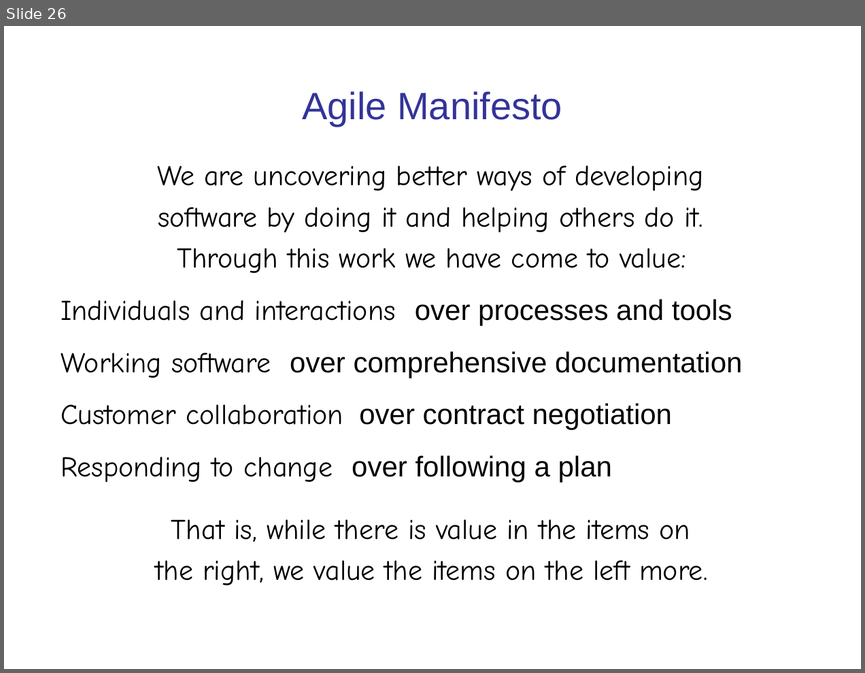
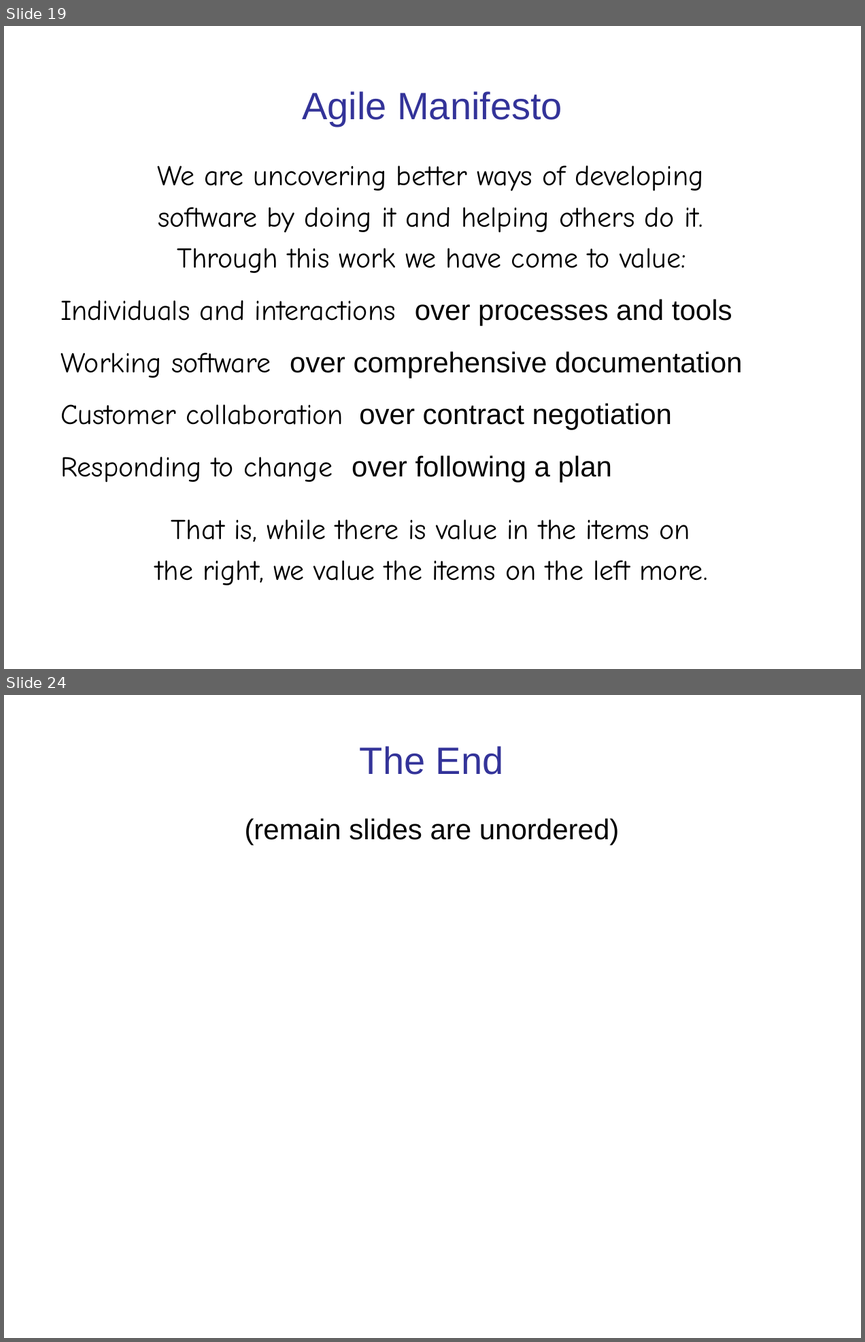
Before and after one commit to cpske/ISP, a slide deck: intro/Introduction-software-process.ppt. Shown one above the other, each under a label of ours: slide 26 before the commit, slides 19 and 24 after it; the slides between them are not shown. The pictures are 865x673 and 865x1342 pixels, drawn with LibreOffice and Linux fonts; fonts in the diff are those of the drawing. Boxes give left, top, right and bottom in pixels: in the first picture for what was removed or moved away, otherwise in the second. Text is boxed around its words. In the diff, an @@ line names an element or a change of style, - is before the commit and + after.

```diff
--- a/intro/Introduction-software-process.ppt
+++ b/intro/Introduction-software-process.ppt
@@ slide 24 added at box(4, 695, 861, 1338), background #FFFFFF @@
@@ title added at box(360, 746, 504, 775), 32 pt, text #333399 @@
+The End
@@ text added at box(245, 818, 619, 845), 24 pt, text #000000 @@
+(remain slides are unordered)
@@ what was slide 26 is now slide 19 @@
```
Also in this commit, not shown: 8 slides changed, 5 other slides added, 2 slides removed, 2 other files.
